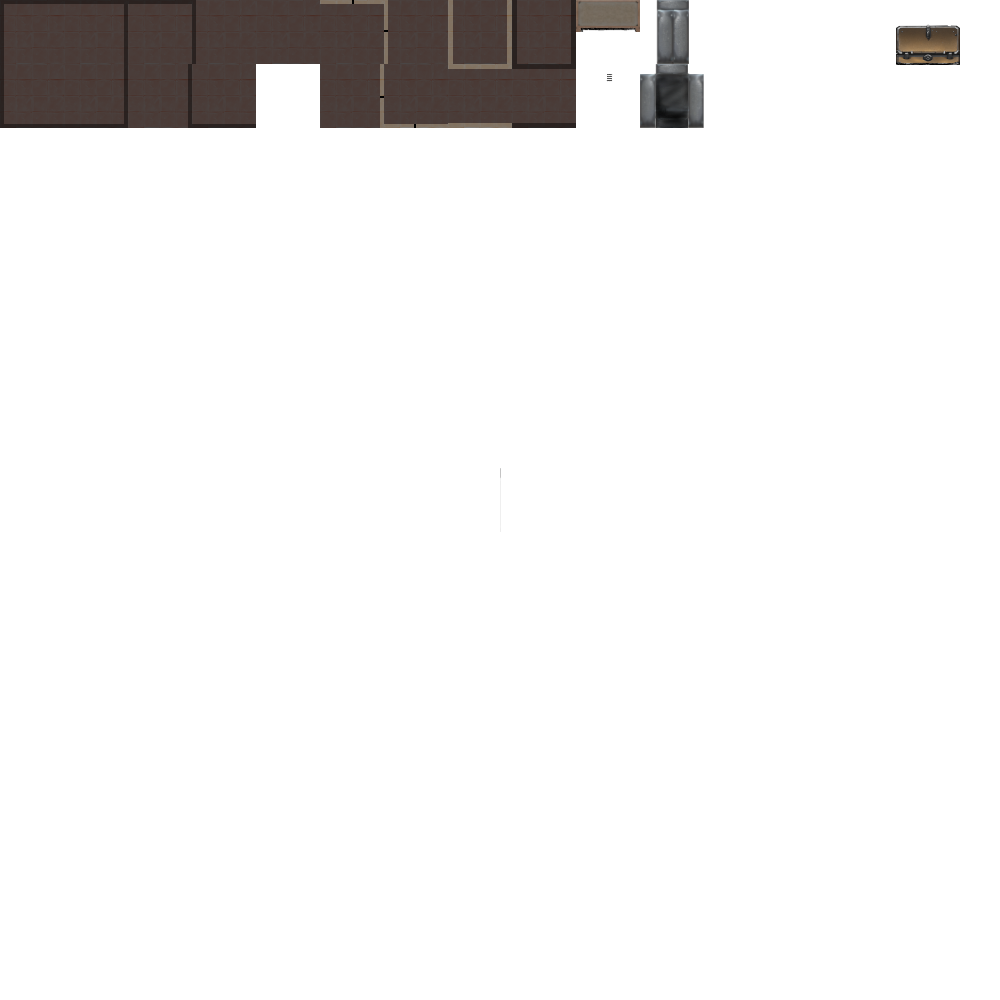
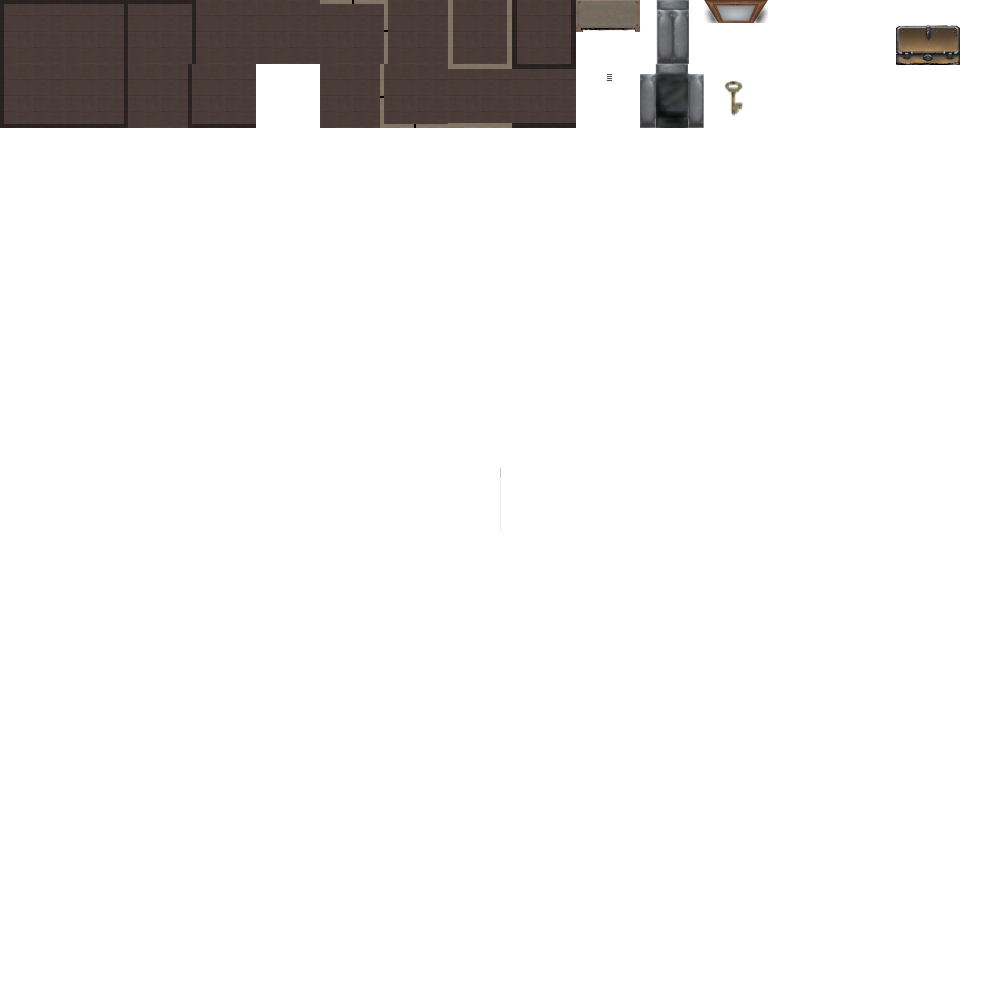
Layers edited between the first and the second 1000x1000 image:
added layer "frame.xcf" above "key.xcf" over (x1=704, y1=0, x2=768, y2=23)
added layer "key.xcf" above "cabinetopen.xcf" over (x1=724, y1=80, x2=744, y2=116)
